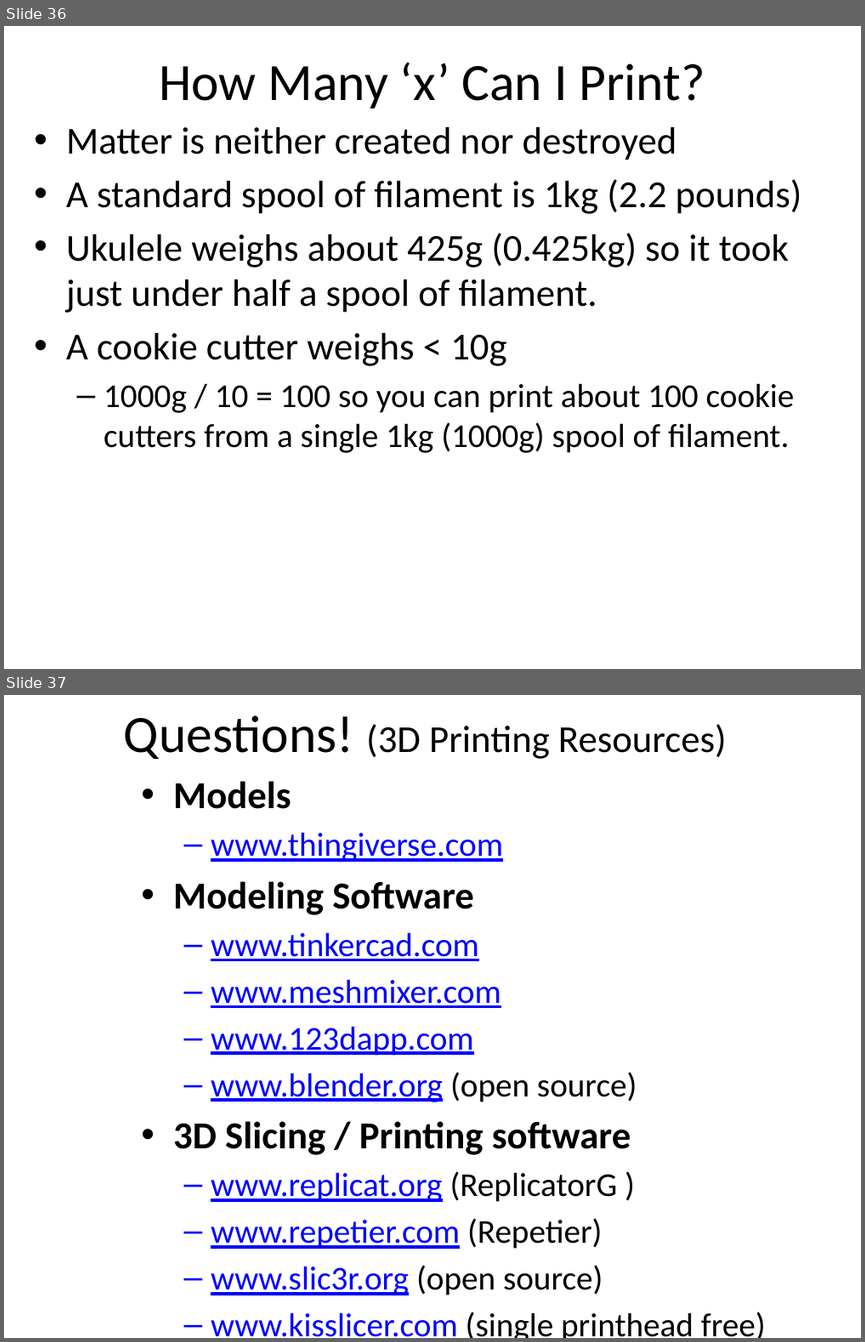
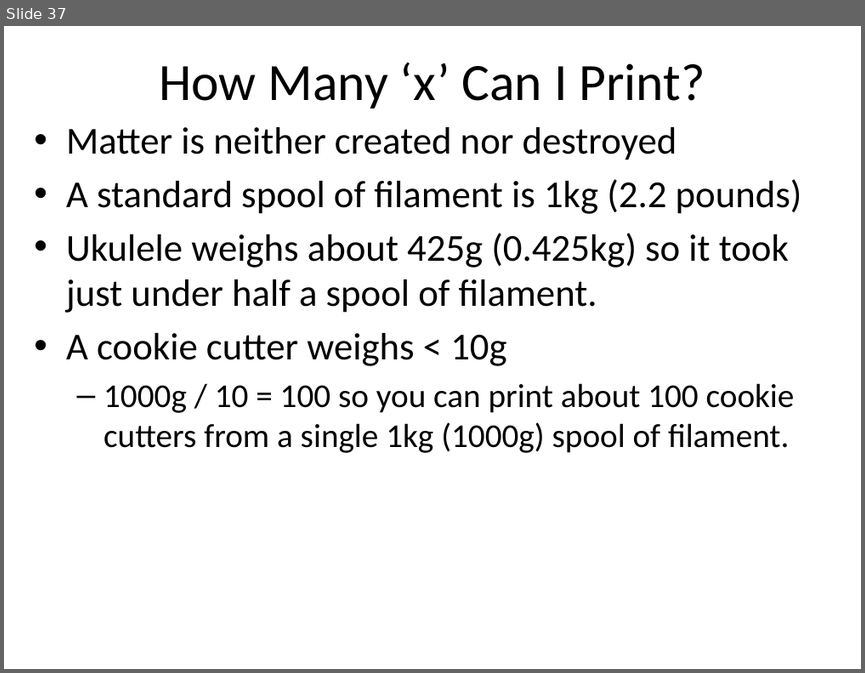
Before and after one commit to dykebert/GDI_3D_Printing_Intro, a slide deck: Introduction to 3D Printing.pptx. Shown one above the other, each under a label of ours: slides 36 and 37 before the commit, slide 37 after it. The pictures are 865x1342 and 865x673 pixels, drawn with LibreOffice and Linux fonts; fonts in the diff are those of the drawing. Boxes give left, top, right and bottom in pixels: in the first picture for what was removed or moved away, otherwise in the second. Text is boxed around its words. In the diff, an @@ line names an element or a change of style, - is before the commit and + after.

```diff
--- a/Introduction to 3D Printing.pptx
+++ b/Introduction to 3D Printing.pptx
@@ slide 37 removed at <box>4,695,861,1338</box>, background #FFFFFF @@
@@ title removed at <box>124,715,726,759</box> @@
-Questions! (3D Printing Resources)
@@ text removed at <box>173,781,766,1338</box> @@
-• Models
-  – www.thingiverse.com
-• Modeling Software
-  – www.tinkercad.com
-  – www.meshmixer.com
-  – www.123dapp.com
-  – www.blender.org (open source)
-• 3D Slicing / Printing software
-  – www.replicat.org (ReplicatorG )
-  – www.repetier.com (Repetier)
-  – www.slic3r.org (open source)
-  – www.kisslicer.com (single printhead free)
@@ what was slide 36 is now slide 37 @@
```
Also in this commit, not shown: 3 slides changed, 2 slides added, 2 other files.
